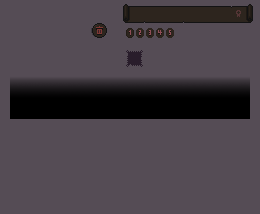
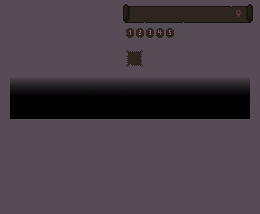
Layers edited between the first and the second 260×214 image:
painted on "InventoryItemAmount1.png" over [126, 28, 134, 38]
removed layer "DiscardItemIcon.png" over [91, 23, 107, 38]
painted on "InventoryItemSlot.png" over [126, 50, 143, 67]
